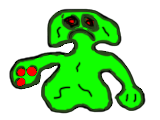
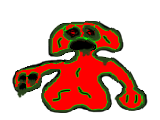
The second 160 x 120 image is a revision of the first. Changes to its layers:
added layer "Dead" above "Hurt" over [12, 20, 148, 113]
hid "Firing" over [9, 8, 146, 114]
